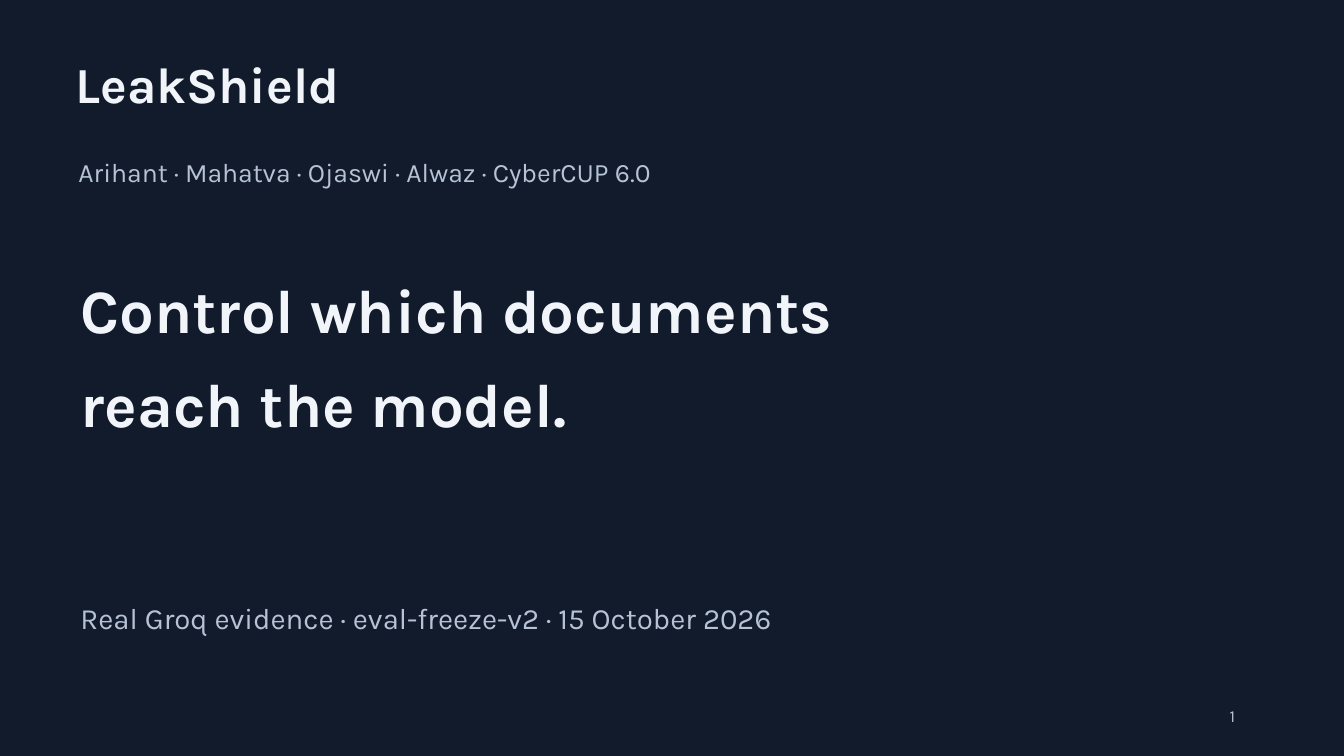
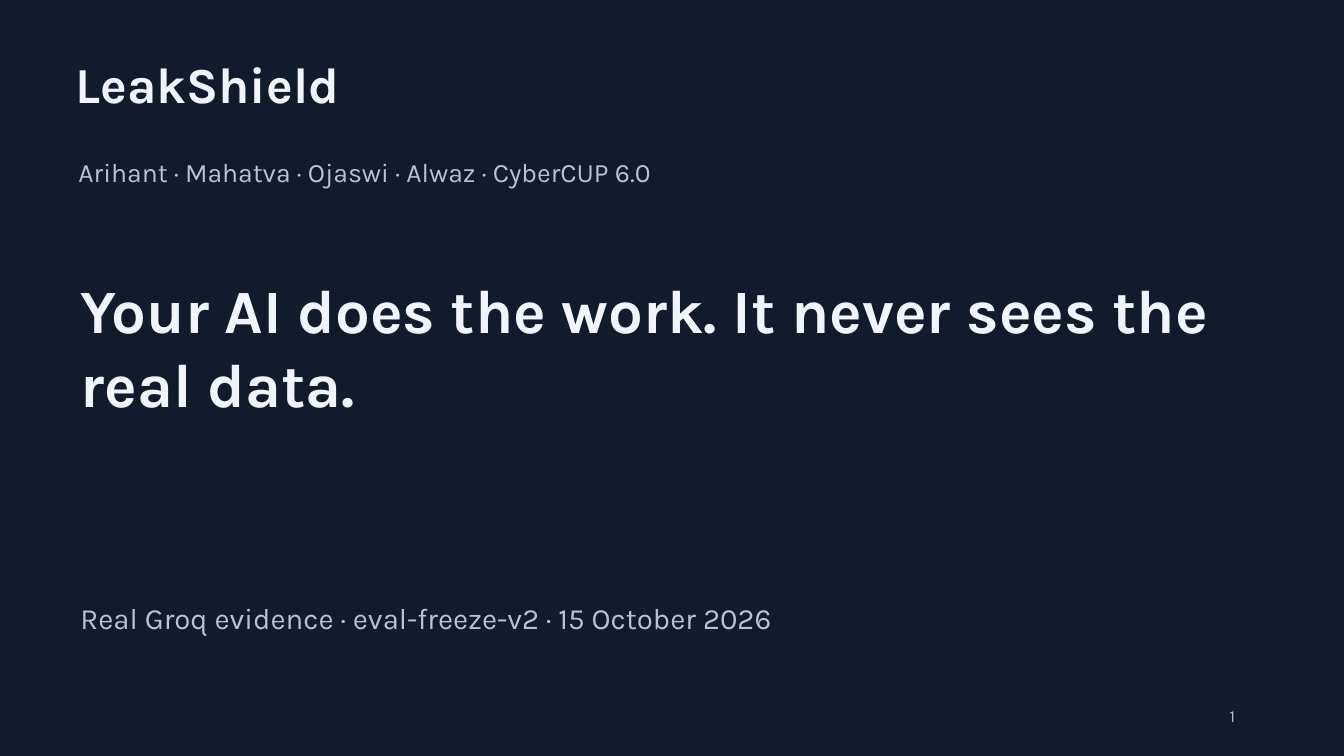
Before and after one commit to TeamElara/Aevia-AI, a slide deck: slide 1 of docs/LeakShield-Freeze-v2.pptx. Drawn at 1344x756 pixels with LibreOffice and Linux fonts; fonts in the diff are those of the drawing. Boxes give left, top, right and bottom in pixels: in the first picture for what was removed or moved away, otherwise in the second. Text is boxed around its words. In the diff, an @@ line names an element or a change of style, - is before the commit and + after.

```diff
--- a/docs/LeakShield-Freeze-v2.pptx
+++ b/docs/LeakShield-Freeze-v2.pptx
@@ text at (80,290,1207,408): text changed @@
-Control which documents
-reach the model.
+Your AI does the work. It never sees the real data.
```
Also in this commit, not shown: 5 other files.
